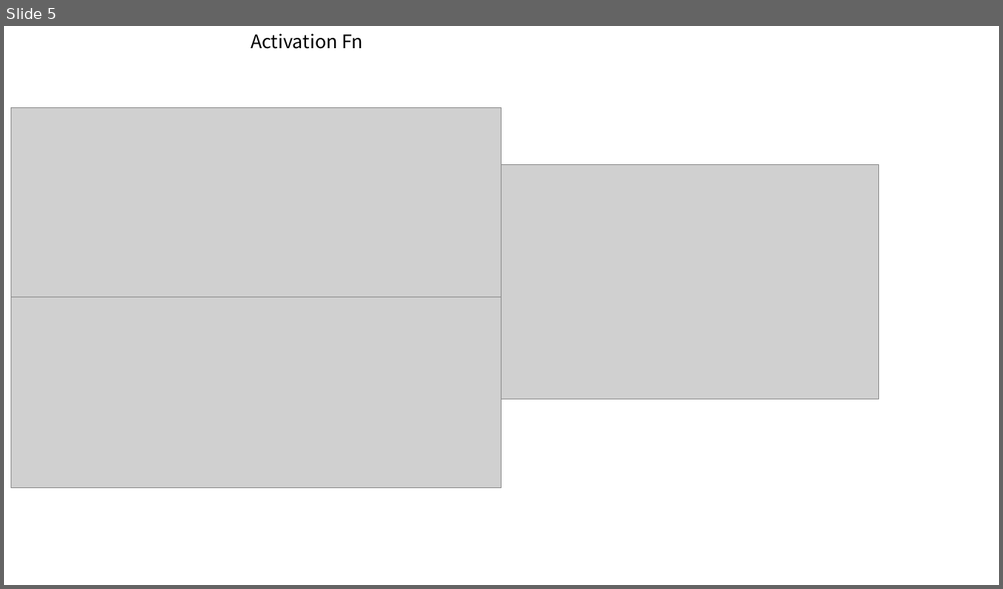
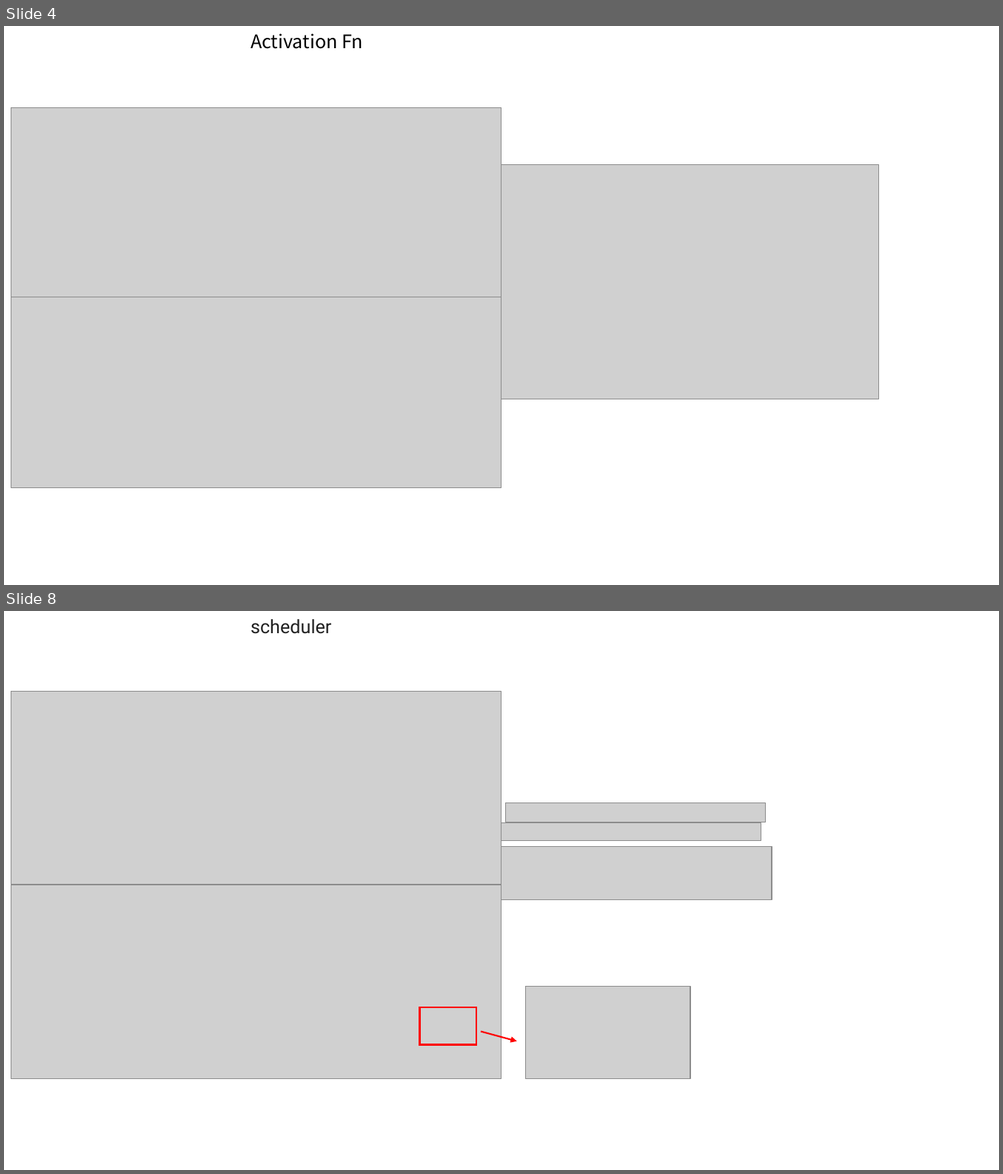
Before and after one commit to cukminseo/Basic_NN_Architecture, a slide deck: cancer.pptx. Shown one above the other, each under a label of ours: slide 5 before the commit, slides 4 and 8 after it; the slides between them are not shown. The pictures are 1003x589 and 1003x1174 pixels, drawn with LibreOffice and Linux fonts; fonts in the diff are those of the drawing; grey boxes stand for pictures. Boxes give left, top, right and bottom in pixels: in the first picture for what was removed or moved away, otherwise in the second. Text is boxed around its words. In the diff, an @@ line names an element or a change of style, - is before the commit and + after.

```diff
--- a/cancer.pptx
+++ b/cancer.pptx
@@ slide 8 added at <box>4,611,999,1170</box>, background #FFFFFF @@
@@ text added at <box>250,619,331,634</box>, 18 pt, text #212121 @@
+scheduler
@@ picture added at <box>11,692,501,884</box> @@
@@ picture added at <box>506,803,765,823</box> @@
@@ picture added at <box>501,823,760,841</box> @@
@@ picture added at <box>501,847,771,900</box> @@
@@ picture added at <box>11,886,501,1079</box> @@
@@ picture added at <box>526,987,691,1079</box> @@
@@ rectangle added at <box>420,1008,476,1045</box>, outline #FF0000 1.5 pt @@
@@ arrow added from (481, 1032) to (517, 1042), #FF0000 1.5 pt @@
@@ what was slide 5 is now slide 4 @@
```
Also in this commit, not shown: 1 slide changed, 7 other slides added, 6 other files.
